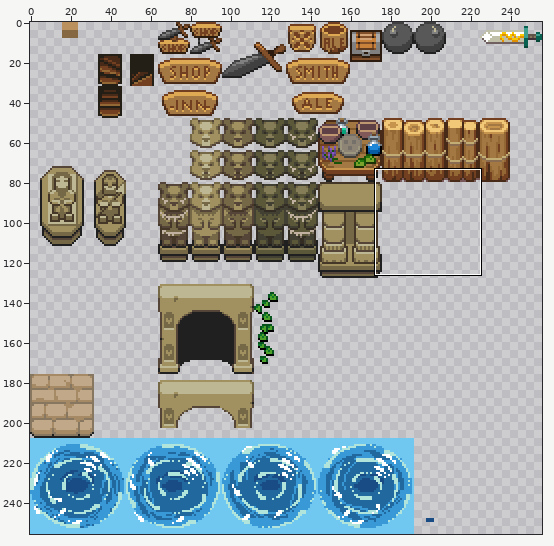
One commit to this sprite sheet: data/tilesets/misc.tiles.png. Above: a wide view before the commit, with the close-up outlined.
Close-up. Earlier state:
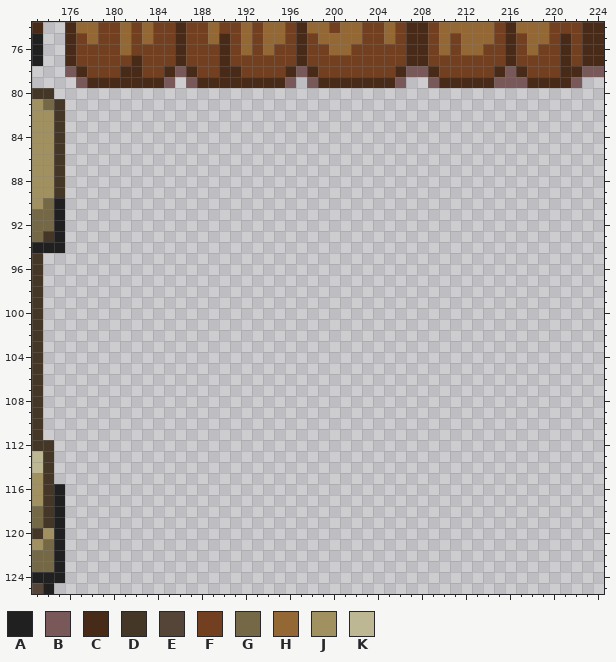
The file is 256x256 pixels. Colours within 5 levels of each other are drawn and written as one. Shown: x 173..224, y 74..125.
Palette (. is transparent): A #202020  B #785858  C #482a18  D #453727  E #554539  F #724021  G #756847  H #936835  J #a19161  K #bdb793
Pixels before (only the part around the change), first column x 173:
 77 A..CFFFFFCFFFCFFFCFFFFFFCFFFFFFFFFCCFFFFFFFCFFFFCFCC
 78 ...BCFFFCCFFCBCFFCCFFFFCBCFFFFFFFCBBCFFFFFCBCFFFCCBB
 79 ....BCCCCCCCB.BCCCCCCCCB.BCCCCCCCB..BCCCCCBBBCCCCB..
 80 DD..................................................
 81 JGD.................................................
 82 JJD.................................................
 83 JJD.................................................
 84 JJD.................................................
 85 JJD.................................................
 86 JJD.................................................
 87 JJD.................................................
 88 JJD.................................................
 89 JJD.................................................
 90 JGA.................................................
 91 GGA.................................................
 92 GGA.................................................
 93 GDA.................................................
 94 AAA.................................................
 95 D...................................................
 96 D...................................................
 97 D...................................................
 98 D...................................................
 99 D...................................................
100 D...................................................
101 D...................................................
102 D...................................................
103 D...................................................
104 D...................................................
105 D...................................................
106 D...................................................
107 D...................................................
108 D...................................................
109 D...................................................
110 D...................................................
111 D...................................................
112 DD..................................................
113 KD..................................................
114 KD..................................................
115 JD..................................................
116 JDA.................................................
117 JDA.................................................
118 GDA.................................................
119 GDA.................................................
120 DJA.................................................
121 JGA.................................................
122 GGA.................................................
123 GGA.................................................
124 AAA.................................................
125 EA..................................................
After:
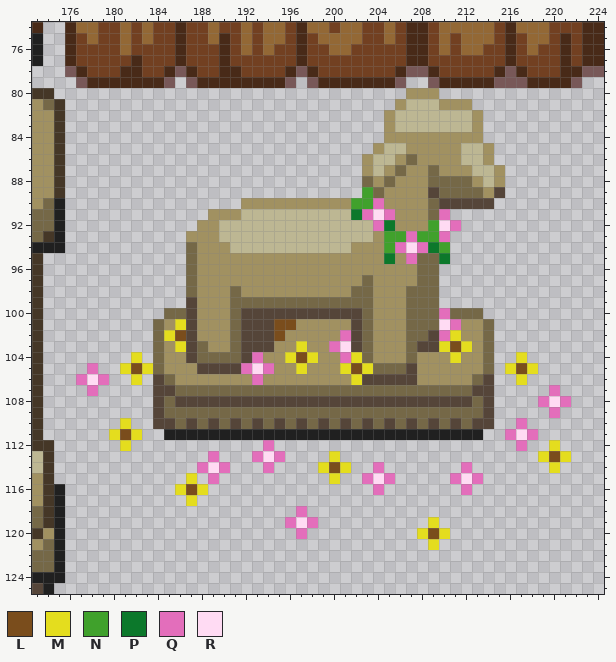
Colours new in this view: L #7a4d1c  M #e4dd1e  N #40a12c  P #0c782b  Q #e36ebb  R #ffdbf3
The exact change:
Changed rows in their new state; - is an unchanged pixel.
first column x 177:
 80 ------------------------------JJJ------------
 81 -----------------------------JKKKJJJ---------
 82 ----------------------------JKKKKKKKJ--------
 83 ----------------------------JKKKKKKKJ--------
 84 ----------------------------JJJJJJJJJ--------
 85 ---------------------------JKKJJJJJKKJ-------
 86 --------------------------JKKJGJJJJKKJ-------
 87 --------------------------JKJGJJGJJJKKJ------
 88 --------------------------GJGJJJGGGGJKJ------
 89 --------------------------NGJJJJEGGGGJE------
 90 ---------------JJJJJJJJJJNNQJJJJGEEEEE-------
 91 ------------JJJKKKKKKKKKKPQRQJJJGQ-----------
 92 -----------JJKKKKKKKKKKKKKKQPJJJNRQ----------
 93 ----------JJJKKKKKKKKKKKKKKJNNQNNQ-----------
 94 ----------GJJJKKKKKKKKKKKJJJNQRQPN-----------
 95 ----------GJJJJJJJJJJJJJJJJJPJQGGP-----------
 96 ----------GJJJJJJJJJJJJJJJJJJJJGG------------
 97 ----------GJJJJJJJJJJJJJJJGJJJJGG------------
 98 ----------GJJJGJJJJJJJJJJGGJJJGGG------------
 99 ----------EJJJGGGGGGGGGGGGGJJJGGG------------
100 --------GGEJJJGEEEEEEEEEEEGJJJGGGQGGG--------
101 -------GJMEJJJGEEELLJJJJJEGJJJGGGRQJJG-------
102 -------GMLEJJJGEEELJJJJJQEGJJJGGEQMJJG-------
103 -------GJMEGJJGEEEJJMJJQREGJJJGEEMLMJG-------
104 -----M-GJJEGGGGEQJJMLMJJQMGJJJGJJJMJJG--M----
105 -Q--MLMGJJJEEEEQRQJJMJJJMLMGGGEJJJJJJG-MLM---
106 QRQ--M-EGJJJJJJJQJJJJJJJJMEEEEEJJJJJGE--M----
107 -Q-----EEGGGGGGGGGGGGGGGGGGGGGGGGGGGEE-----Q-
108 -------EGEEEEEEEEEEEEEEEEEEEEEEEEEEEGE----QRQ
109 -------EGGGGGGGGGGGGGGGGGGGGGGGGGGGGGE-----Q-
110 ----M--EEGEGEGEGEGEGEGEGEGEGEGEGEGEGEE--Q----
111 ---MLM--AAAAAAAAAAAAAAAAAAAAAAAAAAAAA--QRQ---
112 ----M------------Q----------------------Q--M-
113 ------------Q---QRQ----M------------------MLM
114 -----------QRQ---Q----MLM--Q-------Q-------M-
115 ----------M-Q----------M--QRQ-----QRQ--------
116 ---------MLM---------------Q-------Q---------
117 ----------M----------------------------------
118 --------------------Q------------------------
119 -------------------QRQ----------M------------
120 --------------------Q----------MLM-----------
121 --------------------------------M------------
